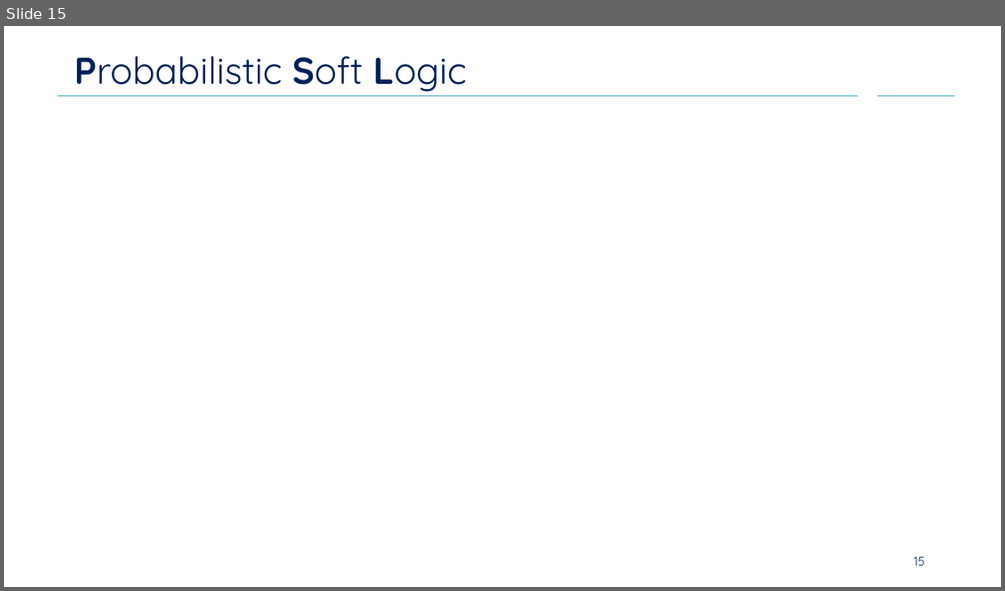
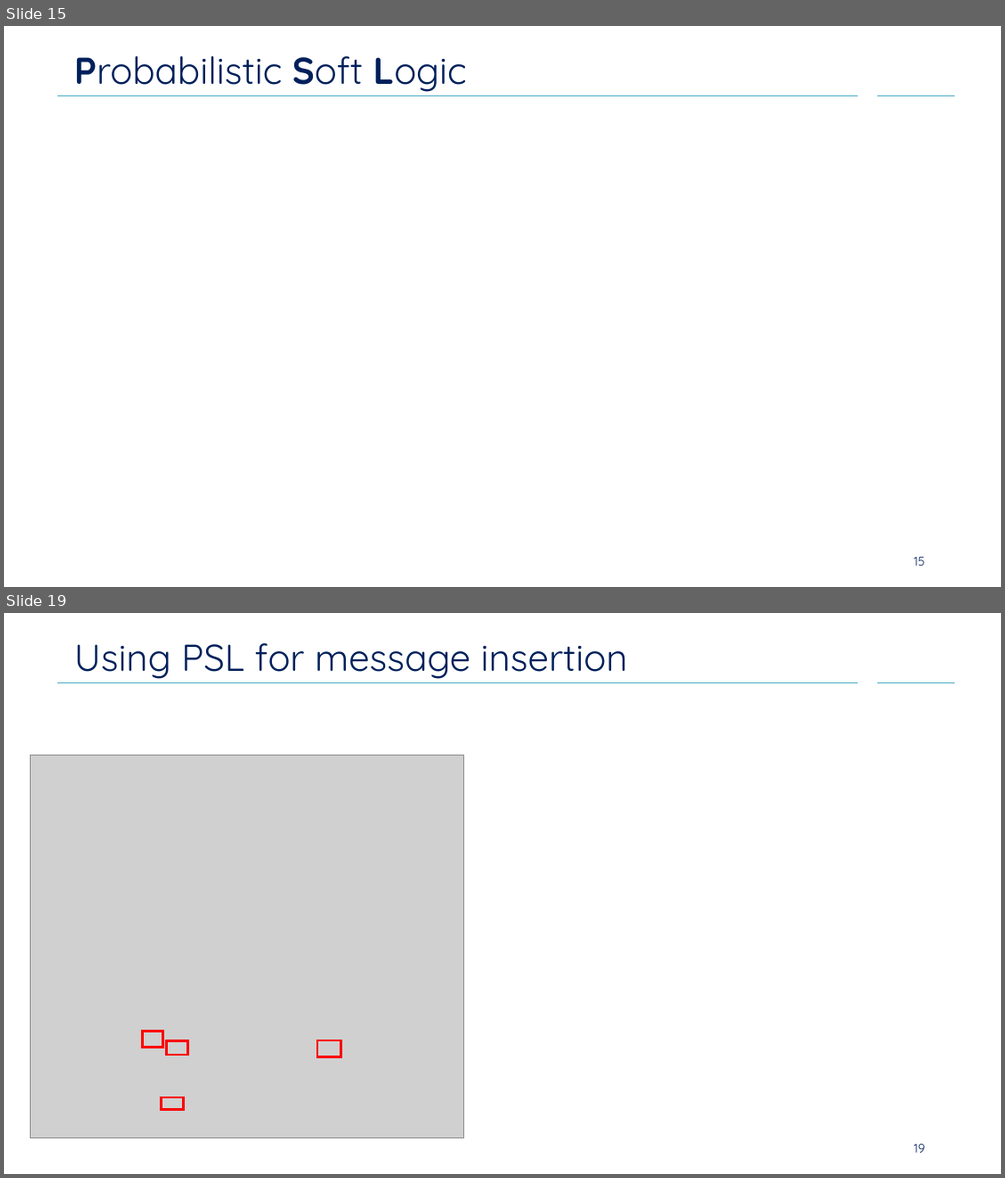
Before and after one commit to Cortys/bachelor-thesis, a slide deck: concept/presentation-is/concept.pptx. Shown one above the other, each under a label of ours: slide 15 before the commit, slides 15 and 19 after it; the slides between them are not shown. The pictures are 1005x591 and 1005x1178 pixels, drawn with LibreOffice and Linux fonts; fonts in the diff are those of the drawing; grey boxes stand for pictures; background and template pictures are left out. Boxes give left, top, right and bottom in pixels: in the first picture for what was removed or moved away, otherwise in the second. Text is boxed around its words. In the diff, an @@ line names an element or a change of style, - is before the commit and + after.

```diff
--- a/concept/presentation-is/concept.pptx
+++ b/concept/presentation-is/concept.pptx
@@ slide 19 added at (4,613,1001,1174), background #FFFFFF; not listed: 2 template elements that a slide beside it also shows @@
@@ title added at (74,643,628,679), 36 pt, text #00205B @@
+Using PSL for message insertion
@@ picture added at (30,755,464,1138) @@
@@ rectangle added at (142,1031,162,1046), outline #FF0000 2.25 pt @@
@@ rectangle added at (166,1041,188,1055), outline #FF0000 2.25 pt @@
@@ rectangle added at (317,1040,340,1056), outline #FF0000 2.25 pt @@
@@ rectangle added at (161,1097,184,1110), outline #FF0000 2.25 pt @@
@@ page number added at (914,1143,924,1152), 12 pt, text #00205B @@
+19
```
Also in this commit, not shown: 1 slide changed, 6 other slides added, 1 slide removed, 1 other file.
